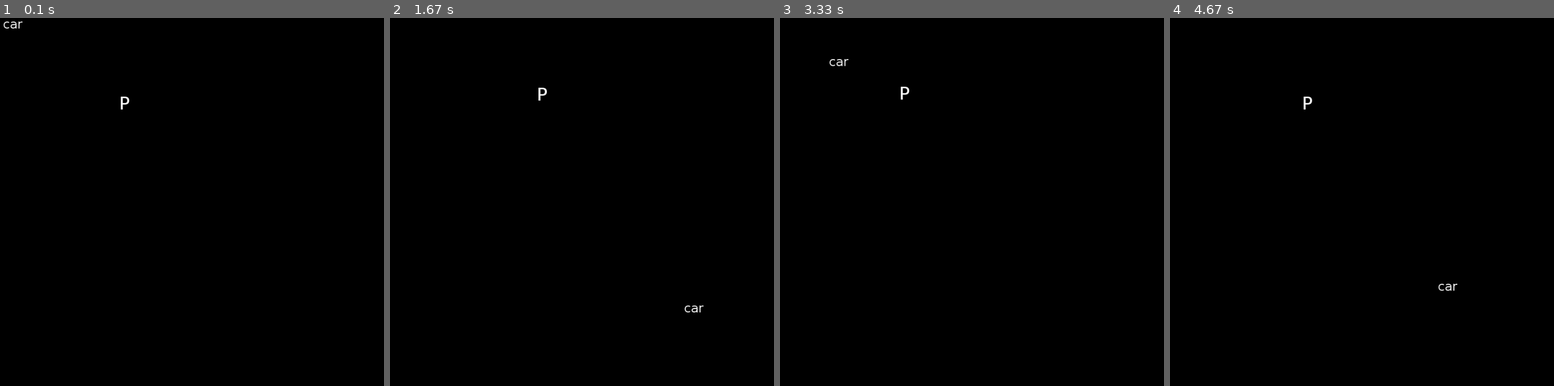
Above: before the commit, frames 1-4 (left to right).
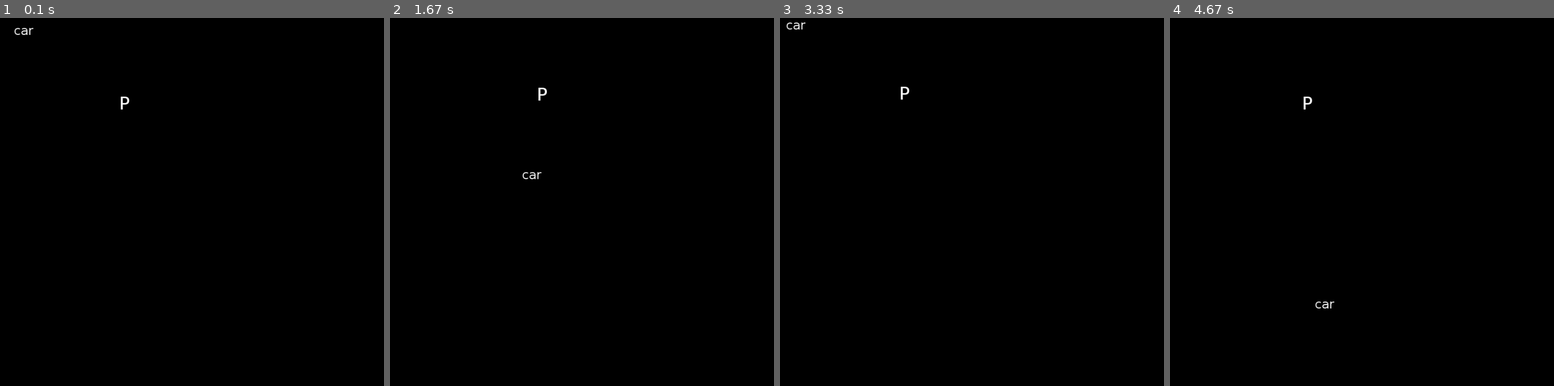
Above: after the commit, the same moments.

Repository: DanielKinsman/ghost-safety-squad-tigjamau
Game: pygame game, started from game.py
The game is run twice, just before and just after one commit, with the same random seed, the same clock (stepped at 60 frames per second) and the same inputs. The source is Python 2; it was converted automatically to run under Python 3.
Inputs:
- Up to frame 1 (0.1 s): no input
- Up to frame 2 (1.67 s): hold D 0.33-0.8 s; hold W 0.83-1.13 s; hold D 1.17-1.63 s
- Up to frame 3 (3.33 s): hold A 1.67-2.2 s; hold S 2.23-2.53 s; hold A 2.57-2.97 s; hold W from 3 s (still down)
- Up to frame 4 (4.67 s): release W at 3.37 s; hold D 3.4-4.03 s; hold S 4.07-4.43 s; hold A from 4.47 s (still down)

The runs differ from the first frame. In frame 1, 0.1% of the frame differs, in the area x 0-9%, y 0-5%; in frame 2, 0.1%; in frame 3, 0.1%, in the area x 1-18%, y 1-14%; in frame 4, 0.1%.

Commit message:
Using euclid vector library for position and velocity

Diff:
--- a/game.py
+++ b/game.py
@@ -2,28 +2,42 @@
 
 import pygame
 import random
+import euclid
 
 class Vehicle(pygame.sprite.DirtySprite):
     def __init__(self, image):
         super(Vehicle, self).__init__()
         self.image = image
-        self.x = 0
-        self.y = 0
+        self.position = euclid.Vector2(0, 0)
+        self.velocity = euclid.Vector2(0, 0)
         self.rect = pygame.Rect(0, 0, 50, 50) #hack, set off image size
 
     def update(self):
-        self.rect.center = (self.x, self.y)
+        self.position += self.velocity #need to include time elapsed here or the speed will depend on frame rate
+        self.rect.center = self.position
 
 class Player(pygame.sprite.DirtySprite):
     def __init__(self, image):
         super(Player, self).__init__()
         self.image = pygame.image.load(image)
-        self.x = 0
-        self.y = 0
+        self.position = euclid.Vector2(0, 0)
         self.rect = pygame.Rect(0, 0, 50, 50)
 
     def update(self):
-        self.rect.center = (self.x, self.y)
+        self.rect.center = self.position
+
+def offscreen(sprite, screen):
+    if sprite.position.x < -sprite.rect.width:
+        return True
+
+    if sprite.position.y < -sprite.rect.height:
+        return True
+
+    if sprite.position.x > screen.get_width() + sprite.rect.width:
+        return True
+
+    if sprite.position.y > screen.get_height() + sprite.rect.height:
+        return True
 
 def run():
     #constants
@@ -38,13 +52,9 @@
     carimage = pygame.image.load('images/car.png')
     carGroup = pygame.sprite.RenderUpdates()
     car = None
-        #car = Vehicle(carimage)
-        #car.x = screen.get_width() / 2
-        #car.y = screen.get_height() / 2
 
     player = Player('images/player.png')
-    player.x = screen.get_width() / 4
-    player.y = screen.get_height() / 4
+    player.position = euclid.Vector2(screen.get_width() / 4, screen.get_height() / 4)
     playerGroup = pygame.sprite.RenderUpdates(player)
 
     pygame.mixer.init()
@@ -66,26 +76,27 @@
 
         pressed = pygame.key.get_pressed()
         if pressed[pygame.K_a]:
-            player.x -= 1
+            player.position.x -= 1
 
         if pressed[pygame.K_d]:
-            player.x += 1
+            player.position.x += 1
 
         if pressed[pygame.K_w]:
-            player.y -= 1
+            player.position.y -= 1
 
         if pressed[pygame.K_s]:
-            player.y += 1
+            player.position.y += 1
 
         #sim
         if car is None:
             car = Vehicle(carimage)
+            car.velocity = euclid.Vector2(10, 10)
             carGroup.add(car)
 
-        car.x += random.randint(2, 10)
-        car.y += random.randint(2, 10)
+        #import pdb; pdb.set_trace()
+        car.velocity += (random.randint(-1, 1), random.randint(-1, 1))
 
-        if car.x > (screen.get_width() + car.rect.width + car.rect.height):
+        if offscreen(car, screen):
             car = None
 
         carGroup.update()
